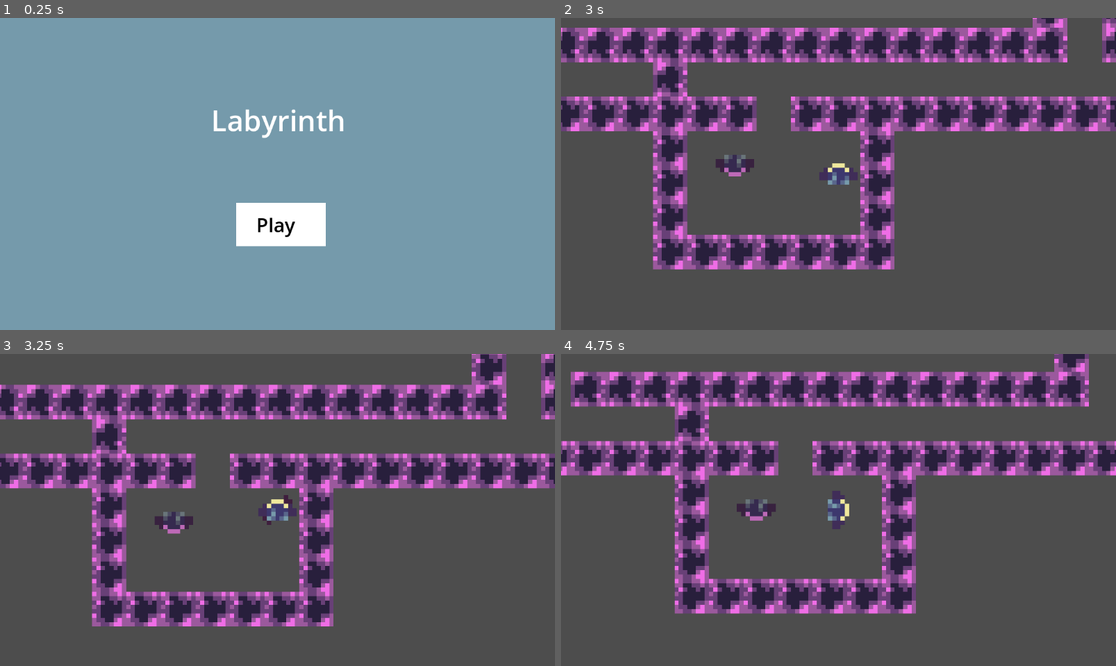
Above: before the commit, frames 1-4 (two rows, left to right).
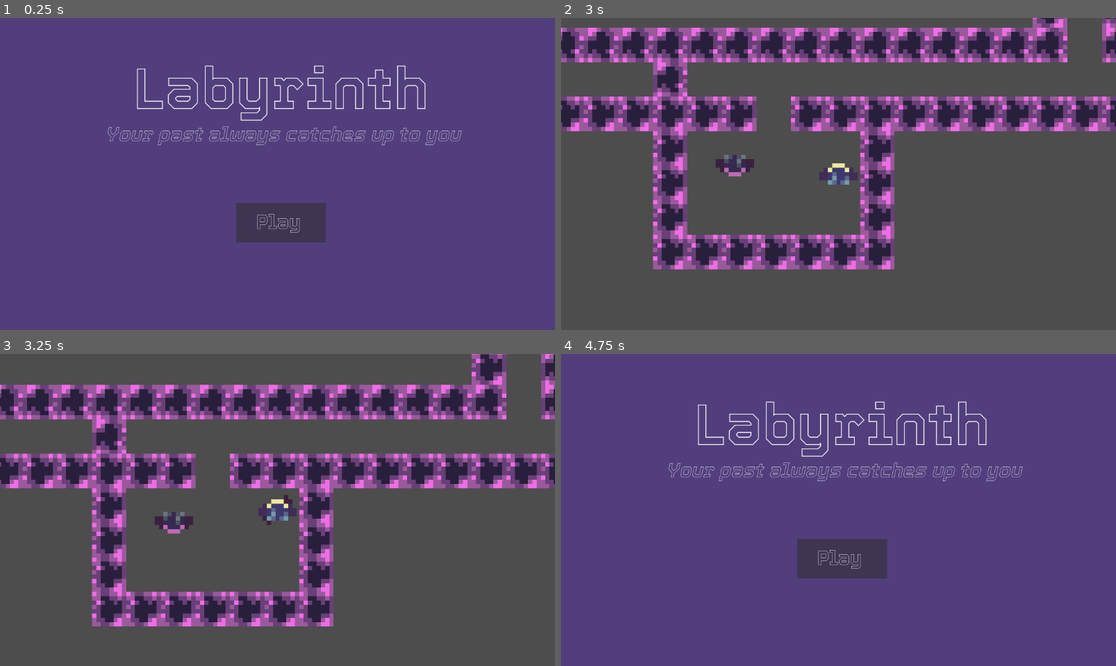
Above: after the commit, the same moments.

Repository: Captainexpo-1/Labyrinth-Counterspell-Game
Game: Godot game, scene res://Scenes/main.tscn
The game is run twice, just before and just after one commit, with the same random seed, the same clock (stepped at 60 frames per second) and the same inputs. Sound files missing from this copy of the repository are replaced by a short silence.
Inputs (mouse positions are in pixels of both pictures, inside the frame that each line leads up to):
- Up to frame 1 (0.25 s): no input
- Up to frame 2 (3 s): tap Enter at 0.5, 2 s; move the mouse to (960, 158) at 0.52 s; hold Right (ui_right) 0.53-1.28 s; click (960, 158) at 0.67 s; tap Space at 1.25, 2.75 s; move the mouse to (727, 189) at 1.27 s; hold Down (ui_down) 1.28-2.03 s; move the mouse to (894, 105) at 2.02 s; hold Right (ui_right) 2.03-2.78 s; move the mouse to (810, 236) at 2.77 s; hold Up (ui_up) from 2.78 s (still down); click (810, 236) at 2.92 s
- Up to frame 3 (3.25 s): keep holding Up (ui_up)
- Up to frame 4 (4.75 s): tap Enter at 3.5 s; move the mouse to (1005, 556) at 3.52 s; release Up (ui_up) at 3.53 s; hold Left (ui_left) from 3.53 s (still down); tap Space at 4.25 s; move the mouse to (672, 463) at 4.27 s

The runs differ from the first frame. In frame 1, 100% of the frame differs, in the area x 0-100%, y 0-100%; in frame 2, nothing differs; in frame 3, nothing differs; in frame 4, 89%.

Commit message:
Font and stuf

Diff:
--- a/Scenes/main.tscn
+++ b/Scenes/main.tscn
@@ -8,6 +8,8 @@
 [ext_resource type="Script" path="res://Scripts/music.gd" id="6_tk0lp"]
 [ext_resource type="Texture2D" uid="uid://bdqt1h0l75x4r" path="res://Sprites/walltile.png" id="7_5sg7l"]
 [ext_resource type="Script" path="res://Scenes/menu.gd" id="8_cbvhn"]
+[ext_resource type="FontFile" uid="uid://bdmisrbl7yctt" path="res://Sprites/Tourney-VariableFont_wdth,wght.ttf" id="9_rw4r3"]
+[ext_resource type="FontFile" uid="uid://b213mix31ovv5" path="res://Sprites/Tourney-Italic-VariableFont_wdth,wght.ttf" id="10_erlvk"]
 
 [sub_resource type="AtlasTexture" id="AtlasTexture_57jt3"]
 atlas = ExtResource("2_o2fuc")
@@ -163,7 +165,6 @@
 tile_set = SubResource("TileSet_u1sbv")
 
 [node name="Menu" type="CanvasLayer" parent="."]
-visible = false
 script = ExtResource("8_cbvhn")
 
 [node name="ColorRect" type="ColorRect" parent="Menu"]
@@ -172,7 +173,7 @@
 anchor_bottom = 1.0
 grow_horizontal = 2
 grow_vertical = 2
-color = Color(0.458824, 0.603922, 0.670588, 1)
+color = Color(0.322947, 0.242263, 0.49031, 1)
 
 [node name="ColorRect" type="ColorRect" parent="Menu/ColorRect"]
 layout_mode = 1
@@ -181,22 +182,22 @@
 anchor_bottom = 1.0
 offset_left = 490.0
 offset_top = 384.0
-offset_right = -476.0
-offset_bottom = -174.0
+offset_right = -475.0
+offset_bottom = -182.0
+color = Color(0.17642, 0.176419, 0.176419, 0.529412)
 
 [node name="RichTextLabel" type="RichTextLabel" parent="Menu/ColorRect/ColorRect"]
 layout_mode = 1
-anchors_preset = 15
-anchor_right = 1.0
-anchor_bottom = 1.0
+anchors_preset = -1
+anchor_right = 0.042
 offset_left = 42.0
 offset_top = 18.0
-offset_right = -30.0
-offset_bottom = -12.0
+offset_right = 148.188
+offset_bottom = 78.0
 grow_horizontal = 2
 grow_vertical = 2
 mouse_filter = 2
-theme_override_colors/default_color = Color(0, 0, 0, 1)
+theme_override_fonts/normal_font = ExtResource("9_rw4r3")
 theme_override_font_sizes/bold_italics_font_size = 60
 theme_override_font_sizes/normal_font_size = 40
 text = "Play"
@@ -205,12 +206,30 @@
 anchors_preset = 15
 anchor_right = 1.0
 anchor_bottom = 1.0
-offset_left = 438.0
-offset_top = 170.0
-offset_right = -417.0
-offset_bottom = -381.0
-theme_override_font_sizes/normal_font_size = 60
+offset_left = 277.0
+offset_top = 81.0
+offset_right = -224.0
+offset_bottom = -385.0
+grow_horizontal = 2
+grow_vertical = 2
+theme_override_fonts/normal_font = ExtResource("9_rw4r3")
+theme_override_font_sizes/normal_font_size = 120
 text = "Labyrinth"
+
+[node name="RichTextLabel2" type="RichTextLabel" parent="Menu"]
+anchors_preset = -1
+anchor_left = 0.494
+anchor_top = 0.406
+anchor_right = 0.494
+anchor_bottom = 0.406
+offset_left = -348.088
+offset_top = -43.088
+offset_right = 408.912
+offset_bottom = 19.912
+theme_override_fonts/italics_font = ExtResource("10_erlvk")
+theme_override_font_sizes/italics_font_size = 40
+bbcode_enabled = true
+text = "[i]Your past always catches up to you[i]"
 
 [connection signal="area_entered" from="Player/Area2D" to="BadPlayer" method="_on_area_2d_area_entered"]
 [connection signal="area_entered" from="BadPlayer/Area2D" to="BadPlayer" method="_on_area_2d_area_entered"]
Not shown: 1 places in Scenes/main.tscn that only renumber resources
Binary file added: Sprites/Tourney-Italic-VariableFont_wdth,wght.ttf
Not shown, added: Sprites/Tourney-Italic-VariableFont_wdth,wght.ttf.import
Binary file added: Sprites/Tourney-VariableFont_wdth,wght.ttf
Not shown, added: Sprites/Tourney-VariableFont_wdth,wght.ttf.import
